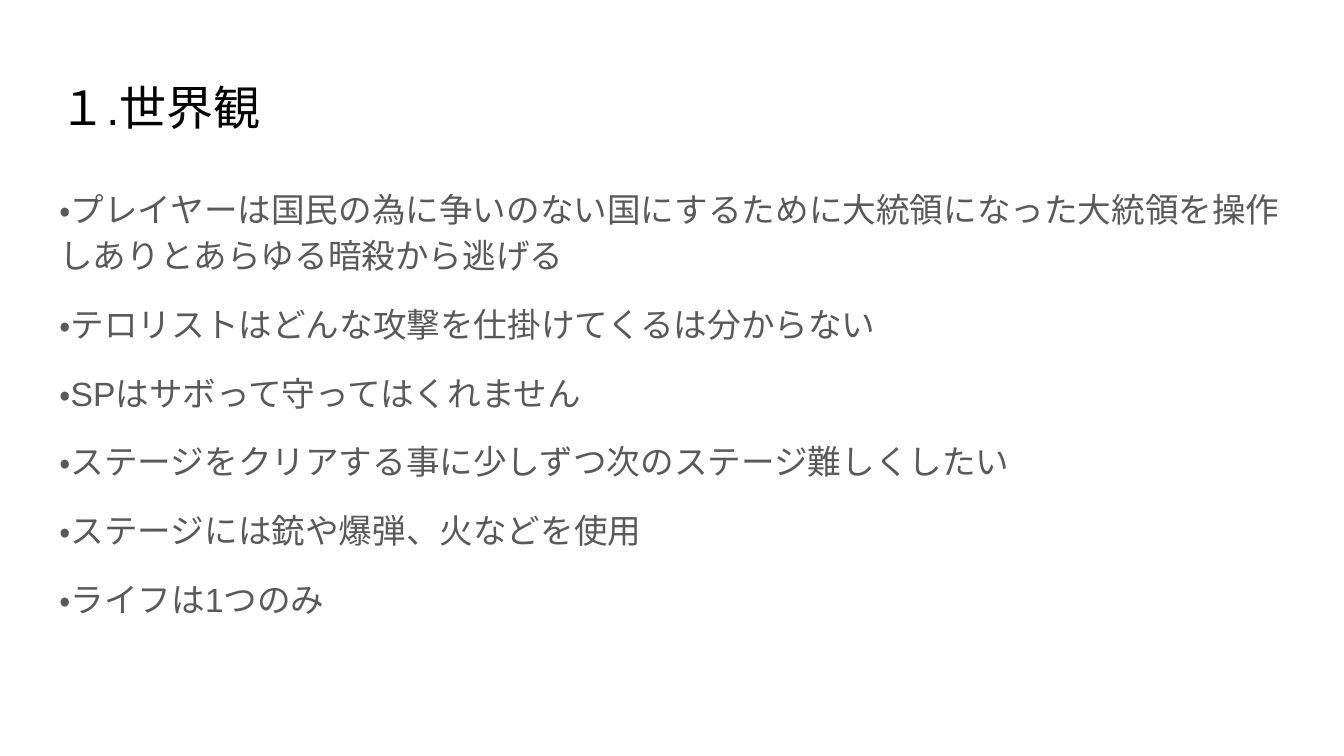
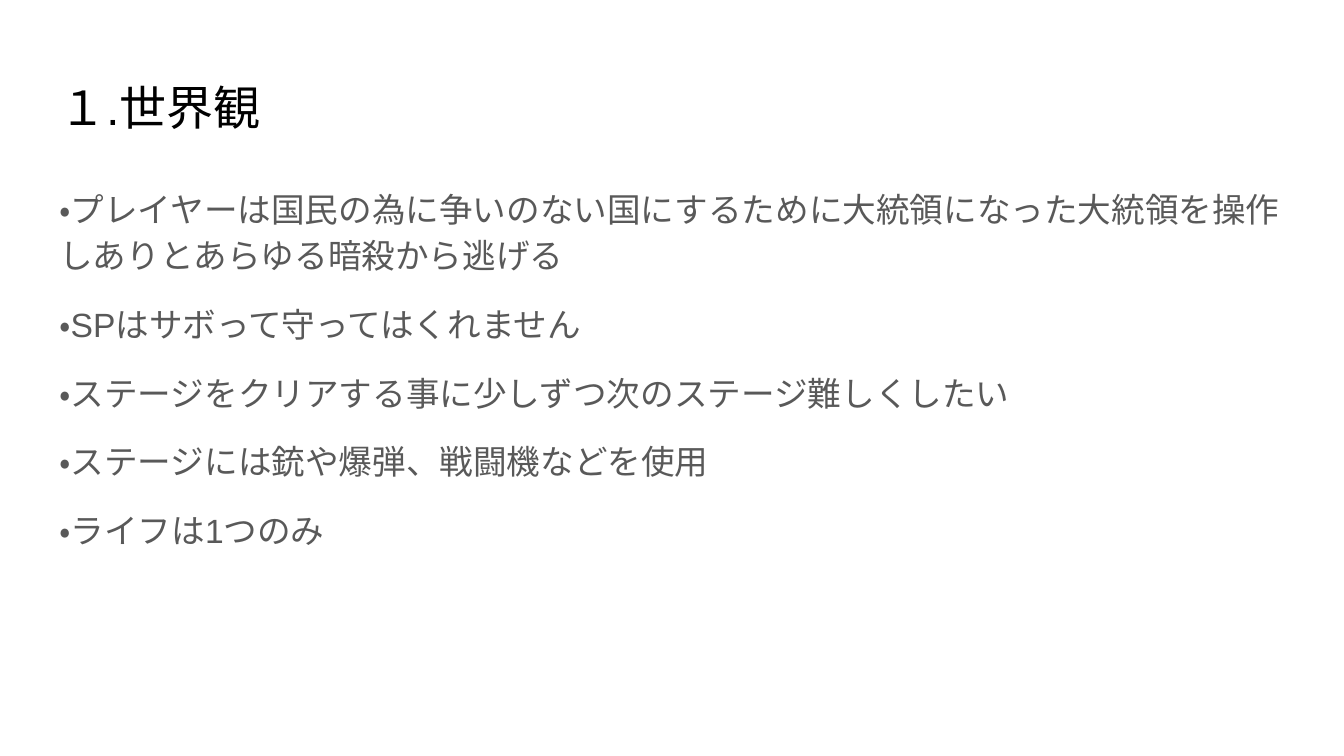
Before and after one commit to 2022Game/02Ikenaga, a slide deck: slide 2 of 3DLv2_2023_vs2019_Game/Plan/企画書.pptx. Drawn at 1344x756 pixels with LibreOffice and Linux fonts; fonts in the diff are those of the drawing. Boxes give left, top, right and bottom in pixels: in the first picture for what was removed or moved away, otherwise in the second. Text is boxed around its words. In the diff, an @@ line names an element or a change of style, - is before the commit and + after.

```diff
--- a/3DLv2_2023_vs2019_Game/Plan/企画書.pptx
+++ b/3DLv2_2023_vs2019_Game/Plan/企画書.pptx
@@ text at (59,309,875,340): paragraph removed @@
-・テロリストはどんな攻撃を仕掛けてくるは分からない
@@ text at (59,446,708,477): text changed @@
-・ステージには銃や爆弾、火などを使用
+・ステージには銃や爆弾、戦闘機などを使用
```
Also in this commit, not shown: 2 other files.
